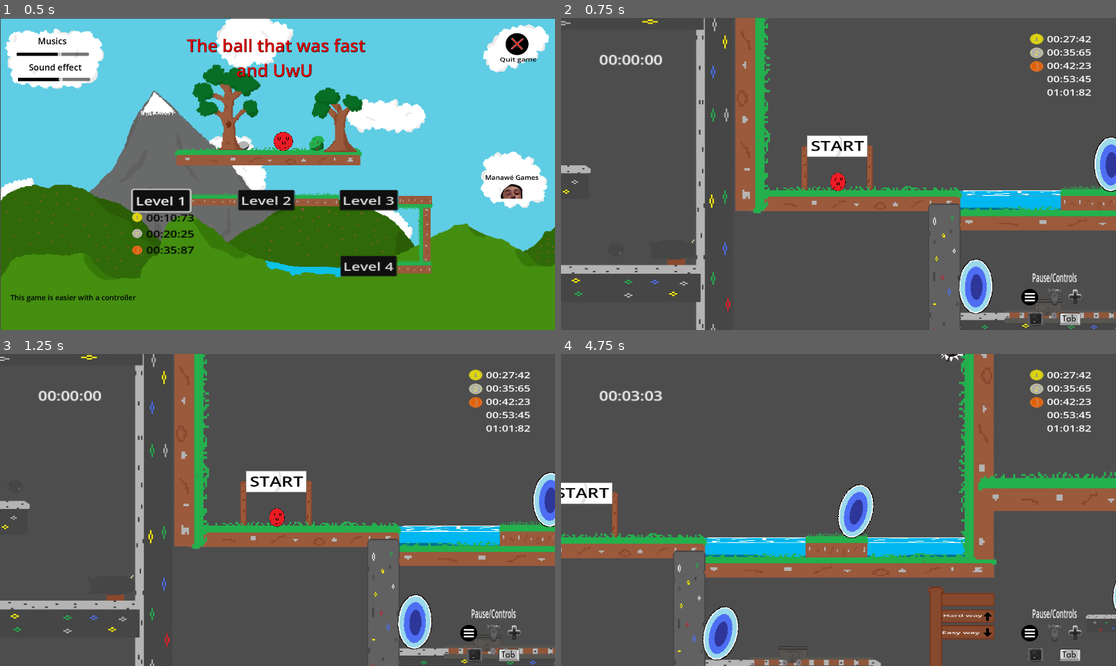
Above: before the commit, frames 1-4 (two rows, left to right).
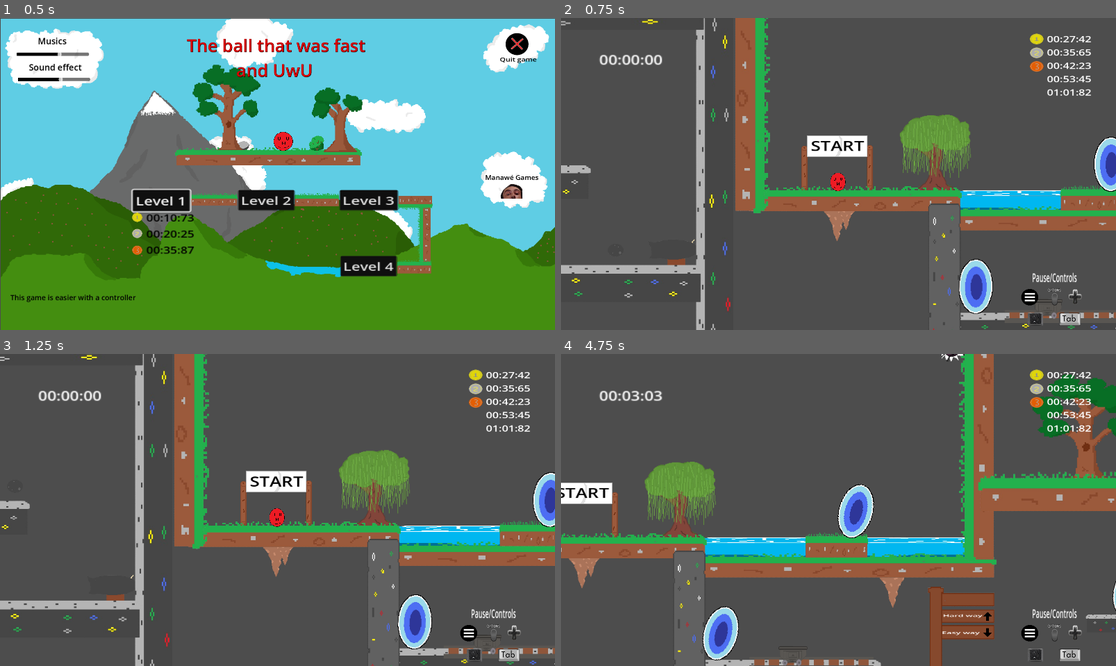
Above: after the commit, the same moments.

Repository: Mahnwe/TheBallThatWasUwU
Game: Godot game, scene res://Scenes/menu.tscn
Two runs of this game, one before a commit and one after it. Both use one fixed random seed, a clock stepped at 60 frames per second and the inputs below. Sound files missing from this copy of the repository are replaced by a short silence.
Inputs (mouse positions are in pixels of both pictures, inside the frame that each line leads up to):
- Up to frame 1 (0.5 s): no input
- Up to frame 2 (0.75 s): click "Level 4" at 0.5 s
- Up to frame 3 (1.25 s): no input
- Up to frame 4 (4.75 s): tap Enter at 1.25 s; move the mouse to (960, 494) at 1.27 s; hold D (move_right) 1.28-2.78 s; tap F (next_level) at 1.35, 2.3, 3.05, 3.6, 4.35 s; click (960, 494) at 1.42 s; tap Space (jump) at 1.52, 2.27, 3.77, 4.52 s; move the mouse to (727, 525) at 2.02 s; tap C (close_commands) at 2.1 s; move the mouse to (894, 441) at 2.77 s; hold A (move_left) 2.78-3.53 s; tap Shift (dash) at 2.85 s; move the mouse to (810, 572) at 3.52 s; hold D (move_right) from 3.53 s (still down); click (810, 572) at 3.67 s; move the mouse to (1005, 556) at 4.27 s

Frame 1 is identical in both runs. In frame 2, 2.2% of the frame differs, in the area x 47-74%, y 30-72%; in frame 3, 2.2%; in frame 4, 4.7%, in the area x 1-100%, y 6-82%.

Commit message:
Add some decorations and two new shortcut portals in level 4

Diff:
--- a/Scenes/level4.tscn
+++ b/Scenes/level4.tscn
@@ -26,6 +26,11 @@
 [ext_resource type="Texture2D" uid="uid://bhxseqaq3bms5" path="res://Arts/CrystalSprite/GreenCrystalSprite.png" id="24_2cije"]
 [ext_resource type="Texture2D" uid="uid://danihsy4mjs3o" path="res://Arts/CrystalSprite/BlueCrystal.png" id="25_f3fua"]
 [ext_resource type="PackedScene" uid="uid://6evsxx3ik4ta" path="res://Scenes/warning_sign.tscn" id="26_7ypa6"]
+[ext_resource type="Texture2D" uid="uid://30v238vsniro" path="res://Arts/WillowSprite/WillowSprite.png" id="27_3tu2k"]
+[ext_resource type="Texture2D" uid="uid://b7ykvqooe5xhe" path="res://Arts/StalactiteSprite/BrownStalactiteSprite.png" id="28_8x2ov"]
+[ext_resource type="Texture2D" uid="uid://dqdxwbhyokt30" path="res://Arts/StalactiteSprite/StalactiteSprite.png" id="29_ui22c"]
+[ext_resource type="Texture2D" uid="uid://dlxsux07t7u1r" path="res://Arts/TreeSprite/TreeSprite2-removebg-preview.png" id="30_wtu3i"]
+[ext_resource type="Texture2D" uid="uid://dqbhvl4vr5wop" path="res://Arts/BushSprite/BranchesBushSprite-removebg-preview.png" id="31_k2kct"]
 
 [sub_resource type="Curve2D" id="Curve2D_wok5w"]
 _data = {
@@ -639,6 +644,105 @@
 position = Vector2(-5637, -937)
 scale = Vector2(2.84615, 3.72727)
 texture = ExtResource("24_2cije")
+
+[node name="Sprite2D13" type="Sprite2D" parent="."]
+position = Vector2(-2670.63, -1519.13)
+scale = Vector2(1.526, 1.502)
+texture = ExtResource("27_3tu2k")
+
+[node name="Sprite2D14" type="Sprite2D" parent="."]
+position = Vector2(-2146, -1289)
+rotation = 3.14159
+texture = ExtResource("28_8x2ov")
+
+[node name="Sprite2D15" type="Sprite2D" parent="."]
+position = Vector2(-2444, -1009)
+rotation = 3.14159
+texture = ExtResource("29_ui22c")
+
+[node name="Sprite2D17" type="Sprite2D" parent="."]
+position = Vector2(-3694, -630)
+scale = Vector2(0.578333, 0.531667)
+texture = ExtResource("28_8x2ov")
+flip_h = true
+
+[node name="Sprite2D16" type="Sprite2D" parent="."]
+position = Vector2(-3715.25, -639.25)
+scale = Vector2(0.913335, 0.766666)
+texture = ExtResource("28_8x2ov")
+
+[node name="Sprite2D" type="Sprite2D" parent="Sprite2D16"]
+position = Vector2(-28.2895, 21.8525)
+scale = Vector2(0.336257, 0.428057)
+texture = ExtResource("28_8x2ov")
+
+[node name="Sprite2D18" type="Sprite2D" parent="."]
+position = Vector2(-3767.1, -1769.44)
+rotation = 3.14159
+scale = Vector2(1.26399, 1.41484)
+texture = ExtResource("29_ui22c")
+
+[node name="Sprite2D" type="Sprite2D" parent="Sprite2D18"]
+position = Vector2(-30.3585, 8.6825)
+scale = Vector2(0.731478, 0.760106)
+texture = ExtResource("29_ui22c")
+
+[node name="Sprite2D19" type="Sprite2D" parent="."]
+position = Vector2(-3509.7, -212.93)
+rotation = 3.14159
+scale = Vector2(0.832008, 0.815212)
+texture = ExtResource("29_ui22c")
+flip_h = true
+
+[node name="Sprite2D20" type="Sprite2D" parent="."]
+position = Vector2(-5132.25, -943.75)
+scale = Vector2(1.40667, 1.34)
+texture = ExtResource("29_ui22c")
+
+[node name="Sprite2D21" type="Sprite2D" parent="."]
+position = Vector2(-4304.11, -1137.31)
+rotation = 3.14159
+scale = Vector2(1.18955, 1.04518)
+texture = ExtResource("28_8x2ov")
+flip_h = true
+
+[node name="Sprite2D22" type="Sprite2D" parent="."]
+position = Vector2(-2914, -1337)
+rotation = 3.14159
+texture = ExtResource("28_8x2ov")
+
+[node name="Sprite2D" type="Sprite2D" parent="Sprite2D22"]
+position = Vector2(-20.2644, 14.2339)
+scale = Vector2(0.660384, 0.62043)
+texture = ExtResource("28_8x2ov")
+flip_h = true
+
+[node name="Sprite2D23" type="Sprite2D" parent="."]
+position = Vector2(-1677, -1699)
+scale = Vector2(0.545549, 0.501934)
+texture = ExtResource("30_wtu3i")
+
+[node name="Sprite2D" type="Sprite2D" parent="Sprite2D23"]
+position = Vector2(417.928, 187.276)
+scale = Vector2(0.276057, 0.338322)
+texture = ExtResource("31_k2kct")
+
+[node name="HWayPortal" parent="." instance=ExtResource("8_cv4mv")]
+position = Vector2(-4415, -765)
+rotation = 1.5708
+scale = Vector2(1.79116, 2.01274)
+
+[node name="HWayPortal2" parent="." instance=ExtResource("8_cv4mv")]
+position = Vector2(-4018, -1788)
+rotation = 1.5708
+
+[node name="VWayPortal" parent="." instance=ExtResource("8_cv4mv")]
+position = Vector2(-4973, 216)
+rotation = 1.5708
+scale = Vector2(1.70364, 1.80244)
+
+[node name="VWayPortal2" parent="." instance=ExtResource("8_cv4mv")]
+position = Vector2(-3509, -122)
 
 [connection signal="player_exited_start_area" from="StartArea" to="." method="_on_start_area_player_exited_start_area"]
 [connection signal="player_exited_game_area" from="GameArea" to="." method="_on_game_area_player_exited_game_area"]
@@ -674,3 +778,5 @@
 [connection signal="player_entered" from="Finish" to="." method="_on_finish_player_entered"]
 [connection signal="next_level_pressed" from="Finish/FinishUI" to="." method="_on_finish_ui_next_level_pressed"]
 [connection signal="set_up_sign_label" from="TripleSign2" to="." method="_on_triple_sign_2_set_up_sign_label"]
+[connection signal="body_entered" from="HWayPortal" to="." method="_on_h_way_portal_body_entered"]
+[connection signal="body_entered" from="VWayPortal" to="." method="_on_v_way_portal_body_entered"]
--- a/Scripts/level_4.gd
+++ b/Scripts/level_4.gd
@@ -306,3 +306,19 @@
 	$TripleSign2.get_child(1).text = "Finish"
 	$TripleSign2.get_child(2).text = "Beware of"
 	$TripleSign2.get_child(3).text = "the gap"
+
+
+func _on_h_way_portal_body_entered(body):
+	if body.name == "Player":
+		$PortalSound.play()
+		await get_tree().create_timer(0.2).timeout
+		body.position.x = ($HWayPortal2.position.x - 140)
+		body.position.y = ($HWayPortal2.position.y + 40)
+
+
+func _on_v_way_portal_body_entered(body):
+	if body.name == "Player":
+		$PortalSound.play()
+		await get_tree().create_timer(0.2).timeout
+		body.position.x = ($VWayPortal2.position.x - 120)
+		body.position.y = ($VWayPortal2.position.y)
Binary file added: Arts/StalactiteSprite/BrownStalactiteSprite.png
Not shown, added: Arts/StalactiteSprite/BrownStalactiteSprite.png.import
Binary file added: Arts/StalactiteSprite/StalactiteSprite.png
Not shown, added: Arts/StalactiteSprite/StalactiteSprite.png.import
Binary file added: Arts/WillowSprite/WillowSprite.png
Not shown, added: Arts/WillowSprite/WillowSprite.png.import
Not shown: 1 places in Scenes/level4.tscn that only renumber resources
